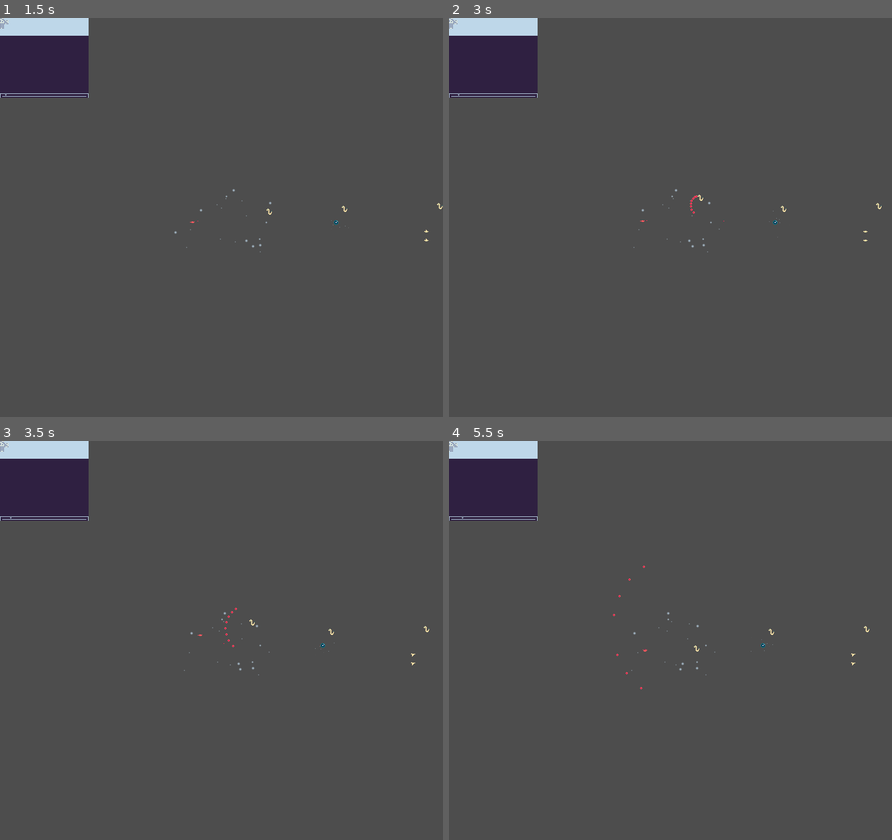
Above: before the commit, frames 1-4 (two rows, left to right).
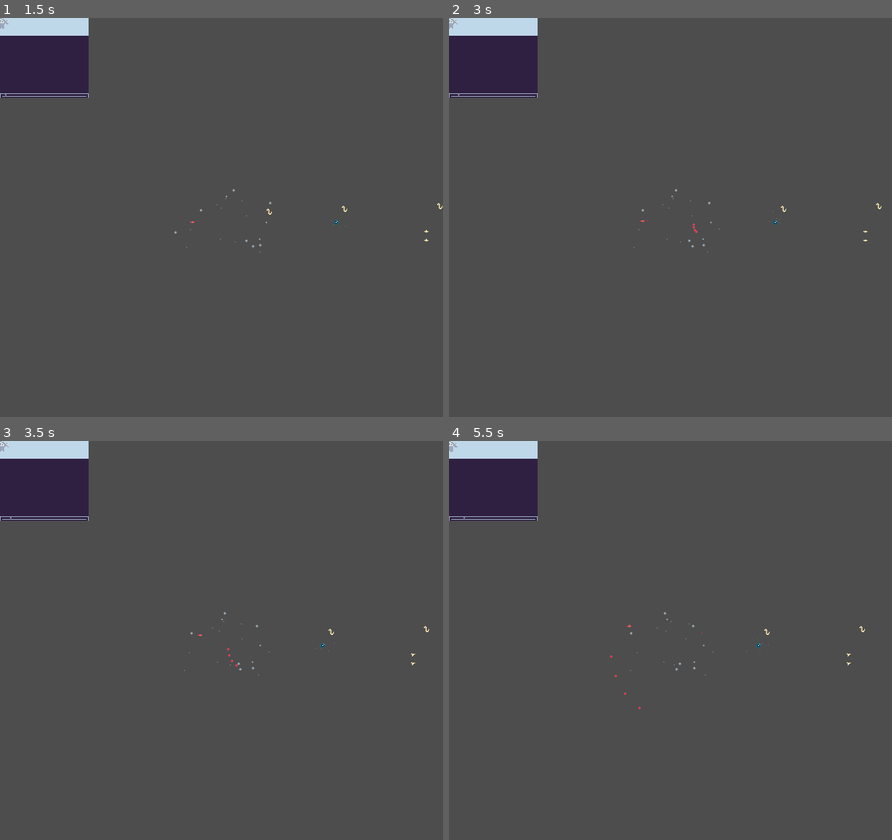
Above: after the commit, the same moments.

Repository: SmallConfusion/Redbird
Game: Godot game, scene res://game/levels/level_2.tscn
The game is run twice, just before and just after one commit, with the same random seed, the same clock (stepped at 60 frames per second) and the same inputs. This scene is started directly instead of the project's main scene. Sound files missing from this copy of the repository are replaced by a short silence.
Inputs:
- Up to frame 1 (1.5 s): hold Right (Right) 0.53-1.28 s; hold Down (Fall) 0.53-1.28 s; tap Up (Flap) at 0.77, 1.07 s; hold Left (Left) from 1.28 s (still down); tap Z (Fire) at 1.35 s
- Up to frame 2 (3 s): tap Up (Flap) at 1.52, 1.82 s; release Left (Left) at 2.03 s; hold Down (Fall) 2.03-2.78 s; hold Right (Right) from 2.03 s (still down); tap Z (Fire) at 2.85 s
- Up to frame 3 (3.5 s): keep holding Right (Right); tap Up (Flap) at 3.02, 3.32 s
- Up to frame 4 (5.5 s): tap Enter at 3.5 s; release Right (Right) at 3.53 s; hold Down (Fall) 3.53-4.28 s; hold Left (Left) from 3.53 s (still down); tap Up (Flap) at 3.77, 4.07, 4.52, 4.82 s; tap Z (Fire) at 4.35 s; hold Down (Fall) from 5.03 s (still down)

Frame 1 is identical in both runs. In frame 2, less than 0.1% of the frame differs, in the area x 54-63%, y 44-54%; in frame 3, less than 0.1%; in frame 4, 0.2%, in the area x 2-95%, y 19-68%.

Commit message:
Added noise to enemy stuff

Diff:
--- a/game/enemy/basic/basic_enemy.gd
+++ b/game/enemy/basic/basic_enemy.gd
@@ -7,8 +7,8 @@
 var accel_speed = 0.01
 var max_speed = 0.2
 
-var bullet_timer := 1.0
 @export var bullet_cooldown := 1.0
+var bullet_timer : float
 
 var velocity := Vector2(0, 0)
 var accel := Vector2(0, 0)
@@ -24,6 +24,7 @@
 func _ready():
 	randomize()
 	noise.seed = randi()
+	bullet_timer = randf_range(0, bullet_cooldown)
 
 
 
@@ -54,10 +55,9 @@
 
 	position += velocity
 
-	#var bounds = game_scene.get_bounds(1, 2, 4, 4)
-	#
-	#position.x = clamp(position.x, bounds[2], bounds[3])
-	#position.y = clamp(position.y, bounds[0], bounds[1])
+	var bounds = game_scene.get_bounds(2, 2, 4, 4)
+
+	global_position.y = clamp(global_position.y, bounds[0], bounds[1])
 
 
 func _handle_fire(delta):
--- a/game/enemy/basic/basic_enemy.tscn
+++ b/game/enemy/basic/basic_enemy.tscn
@@ -90,6 +90,7 @@
 [node name="Enemy" type="Node2D"]
 script = ExtResource("1_oesba")
 bullet_scene = ExtResource("2_ydfsk")
+bullet_cooldown = 1.5
 
 [node name="SoundBank" type="Node" parent="."]
 script = ExtResource("3_bo2io")
--- a/game/enemy/octave/octave_enemy.gd
+++ b/game/enemy/octave/octave_enemy.gd
@@ -11,8 +11,8 @@
 var accel_speed := 0.03
 var max_speed := 0.4
 
-var bullet_timer := 1.0
-var bullet_cooldown := 3.0
+var bullet_timer : float
+@export var bullet_cooldown := 3.0
 
 var velocity := Vector2(0, 0)
 var accel := Vector2(0, 0)
@@ -23,6 +23,12 @@
 
 var noise := FastNoiseLite.new()
 var noise_influence := 20.0
+
+
+func _ready():
+	randomize()
+	noise.seed = randi()
+	bullet_timer = randf_range(0, bullet_cooldown)
 
 
 func _physics_process(delta):
@@ -51,10 +57,9 @@
 
 	global_position += velocity
 
-	#var bounds = game_scene.get_bounds(6, 5, 5, 5)
-	#
-	#position.x = clamp(position.x, bounds[2], bounds[3])
-	#position.y = clamp(position.y, bounds[0], bounds[1])
+	var bounds = game_scene.get_bounds(6, 5, 5, 5)
+
+	global_position.y = clamp(global_position.y, bounds[0], bounds[1])
 
 
 func _handle_fire(delta):
--- a/game/enemy/octave/octave_enemy.tscn
+++ b/game/enemy/octave/octave_enemy.tscn
@@ -104,6 +104,8 @@
 texture_filter = 1
 script = ExtResource("1_wcql6")
 bullet_scene = ExtResource("2_w2d2t")
+y_range_min = 56
+y_range_max = -32
 
 [node name="SoundBank" type="Node" parent="."]
 script = ExtResource("3_78ltf")
